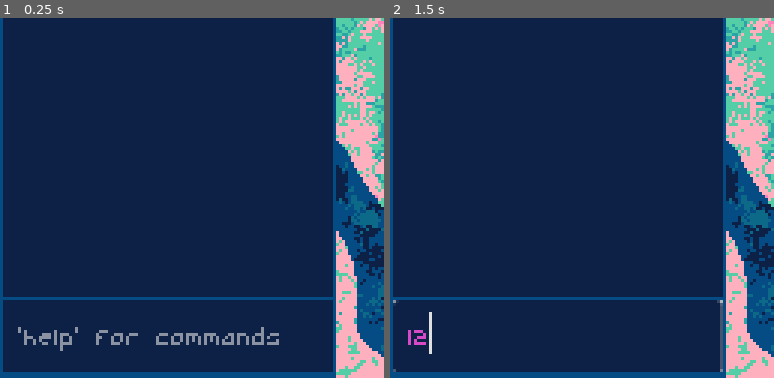
Above: before the commit, frames 1-2 (left to right).
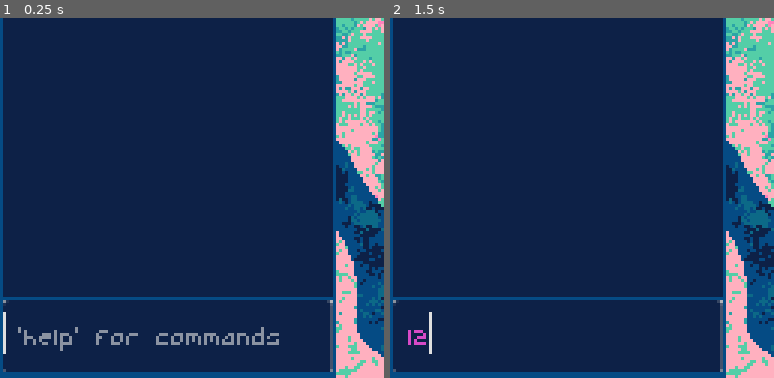
Above: after the commit, the same moments.

Repository: BoopEnthusiast/Micro-Jam-15
Game: Godot game, scene res://scenes/main.tscn
Two runs of this game, one before a commit and one after it. Both use one fixed random seed, a clock stepped at 60 frames per second and the inputs below.
Inputs (mouse positions are % of the whole screen's width and height, from its top left):
- Up to frame 1 (0.25 s): no input
- Up to frame 2 (1.5 s): click (22, 94) at 0.52 s; type "12" at 0.6 s; move the mouse to (22, 89) at 1.27 s
The pictures show only the part of the screen within x 0-50%, y 50-100%; the shares and areas given below are measured in that part.

The runs differ from the first frame. In frame 1, 0.3% of the frame differs, in the area x 0-87%, y 78-99%; in frame 2, nothing differs.

Commit message:
fix up terminal more

Diff:
--- a/scripts/terminal.gd
+++ b/scripts/terminal.gd
@@ -9,6 +9,15 @@
 var command_list = ["help - print this", "ls - list files", "cat <name> - print file contents"]
 
 
+func _ready():
+	grab_focus()
+
+
+func _unhandled_input(event):
+	if has_selection():
+		select(0, clamp(get_selection_from_column(), 1, 17,), 0, get_selection_to_column())
+
+
 func _on_text_changed():
 	# Add spacing
 	if not text.begins_with(" "):
@@ -16,7 +25,7 @@
 
 	# Remove spacing if there's no other text
 	if len(text) <= 1:
-		text = ""
+		text = " "
 		return
 
 	# Move caret when they add text from empty
@@ -32,7 +41,7 @@
 		text = ""
 
 	# Limit text length
-	if len(text) > 16:
+	while len(text) > 16:
 		text = text.erase(get_caret_column() - 1)
 		set_caret_column(last_caret_column)
 
@@ -44,6 +53,9 @@
 	# Don't let user move caret behind spacing
 	if get_caret_column() < 1:
 		set_caret_column(1)
+
+	if has_selection():
+		select(0, clamp(get_selection_from_column(), 1, 17,), 0, get_selection_to_column())
 
 	# Store caret position
 	last_caret_column = get_caret_column()
